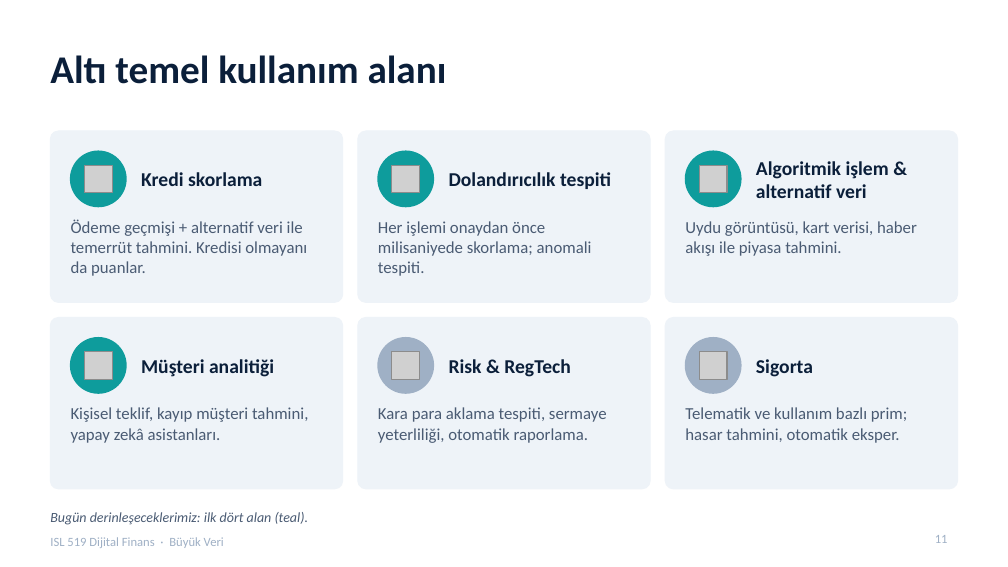
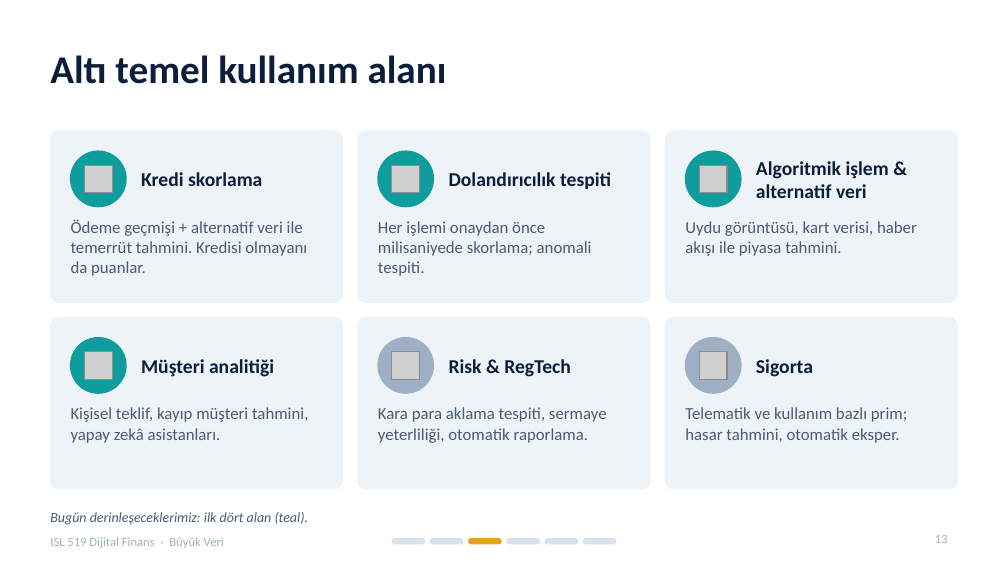
Before and after one commit to Batuhandac/batu, a slide deck: slide 13 of sunum/Buyuk_Veri_Sunum.pptx (slide 11 before the commit). Drawn at 1008x567 pixels with LibreOffice and Linux fonts; fonts in the diff are those of the drawing; grey boxes stand for pictures. Boxes give left, top, right and bottom in pixels: in the first picture for what was removed or moved away, otherwise in the second. Text is boxed around its words. In the diff, an @@ line names an element or a change of style, - is before the commit and + after.

```diff
--- a/sunum/Buyuk_Veri_Sunum.pptx
+++ b/sunum/Buyuk_Veri_Sunum.pptx
@@ rounded rectangle added at (392,538,424,543), fill #D9E1EC, outline #D9E1EC 1 pt @@
@@ rounded rectangle added at (430,538,463,543), fill #D9E1EC, outline #D9E1EC 1 pt @@
@@ rounded rectangle added at (469,538,501,543), fill #E8A317, outline #E8A317 1 pt @@
@@ rounded rectangle added at (507,538,539,543), fill #D9E1EC, outline #D9E1EC 1 pt @@
@@ rounded rectangle added at (545,538,578,543), fill #D9E1EC, outline #D9E1EC 1 pt @@
@@ rounded rectangle added at (584,538,616,543), fill #D9E1EC, outline #D9E1EC 1 pt @@
@@ page number at (935,535,948,543): text changed @@
-11
+13
```
Also in this commit, not shown: 27 other slides changed, 2 slides added, 4 other files.
